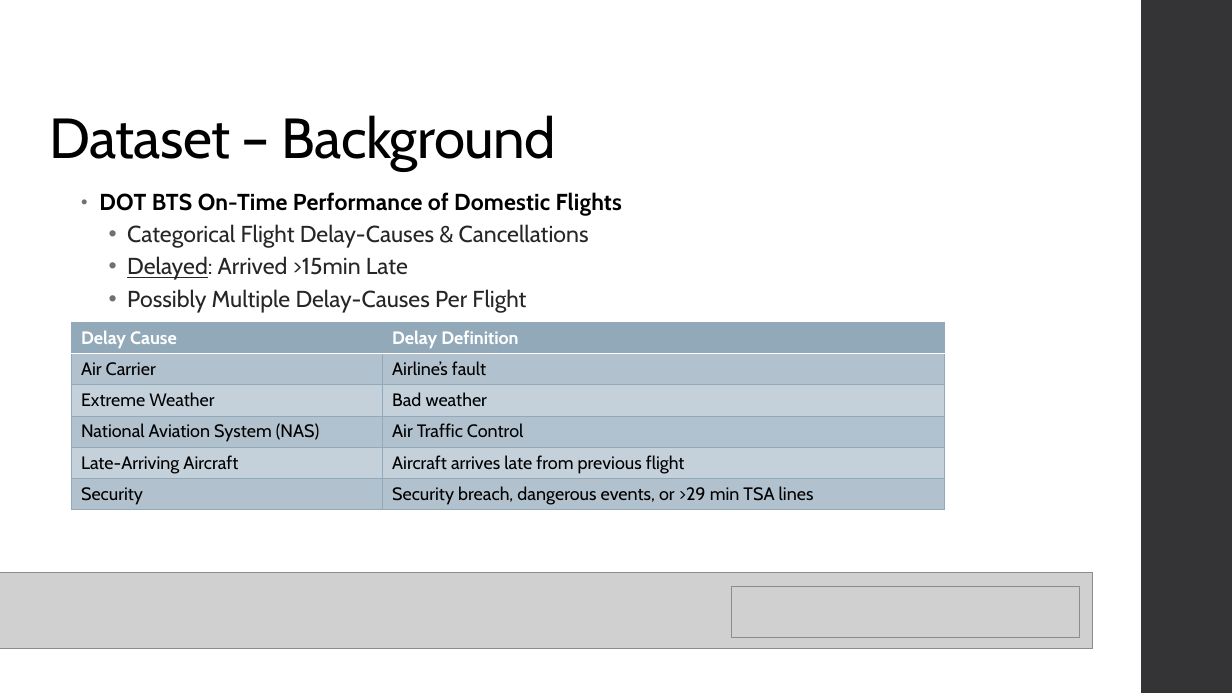
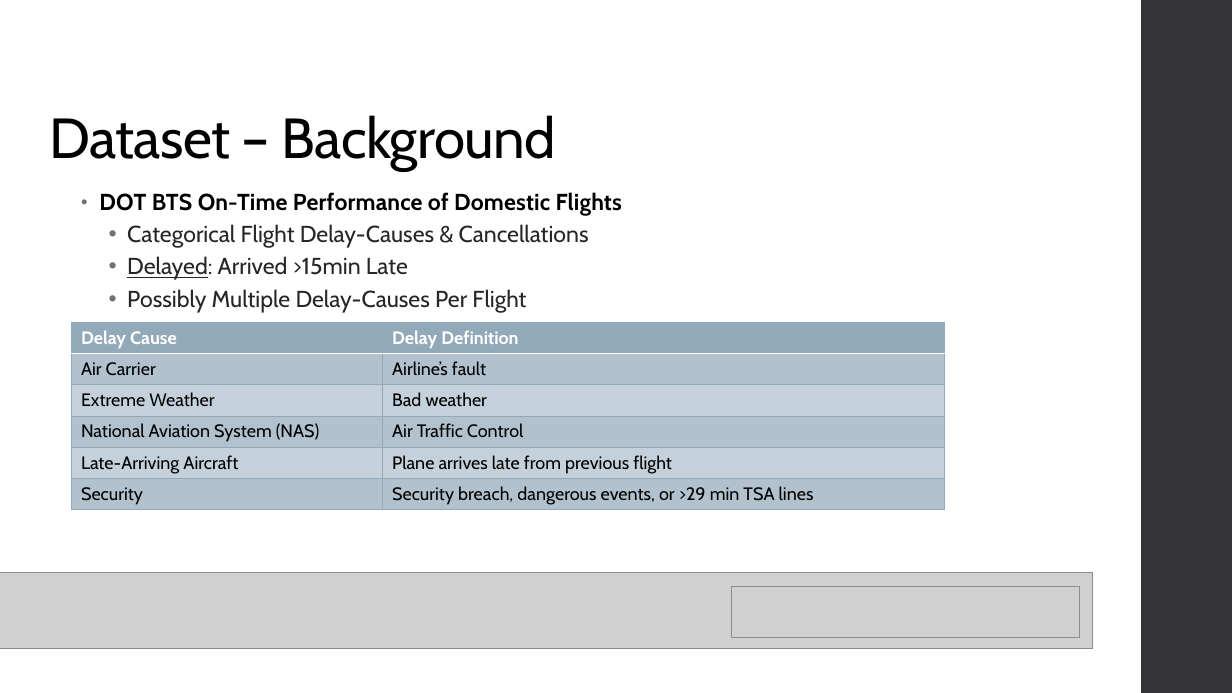
Before and after one commit to treatmesubj/Tips-Tricks, a slide deck: slide 4 of Databricks/databricks_data_findings.pptx. Drawn at 1232x693 pixels with LibreOffice and Linux fonts; fonts in the diff are those of the drawing; grey boxes stand for pictures. Boxes give left, top, right and bottom in pixels: in the first picture for what was removed or moved away, otherwise in the second. Text is boxed around its words. In the diff, an @@ line names an element or a change of style, - is before the commit and + after.

```diff
--- a/Databricks/databricks_data_findings.pptx
+++ b/Databricks/databricks_data_findings.pptx
@@ table at box(72, 323, 945, 509) @@
-row 5, column 2: Aircraft arrives late from previous flight
+row 5, column 2: Plane arrives late from previous flight
```
Also in this commit, not shown: 2 other slides changed, 1 other file.
